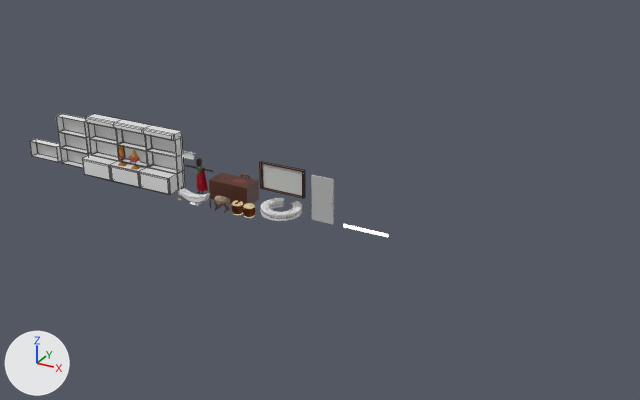
The Blender file Model/Model Texeture_From Hyouko/Asset-Art.blend: old version first, new version second.
Rendered twice from a camera (50 mm lens) standing at (111.1, -146.8, 78.2) and looking at (29.0, 2.6, 3.5). Every picture has the same lights, and +X, +Y and +Z are marked at lower left. Mesh edges are drawn as thin lines on the coarser meshes.
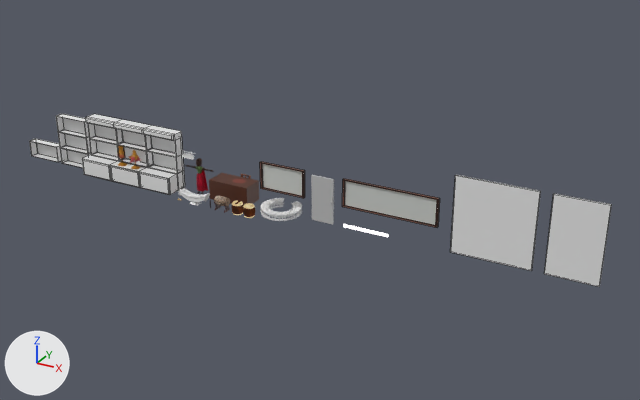
Pixel boxes [x1, y1, x2, y2] of what changed, in the pictures (640 x 400 px):
'Cube.014', added: after [450, 175, 541, 271]
'Cube.015', added: after [544, 193, 612, 287]
'Cube.013', added: after [342, 179, 440, 227]

Patch to the scene script:
```diff
--- a/Model/Model Texeture_From Hyouko/Asset-Art.blend.py
+++ b/Model/Model Texeture_From Hyouko/Asset-Art.blend.py
@@ me_cube_015 @@
+me_cube_015.from_pydata(...)  # 16 vertices, 14 faces; spans x -10.3..10.3, y 0.0..6.0, z -0.2..0.2
+me_cube_015.materials.append(mat_board)  # picture img_board_base_color
@@ ob_cube_013 @@
+ob_cube_013 = bpy.data.objects.new('Cube.013', me_cube_015)
+ob_cube_013.location = (46.0, 0.0, 4.6)
+ob_cube_013.rotation_euler = (1.571, 0.0, 0.0)  # degrees (90, 0, 0)
@@ ob_cube_015 @@
+ob_cube_015 = bpy.data.objects.new('Cube.015', me_cube_012.copy())  # the mesh of ob_cube_012
+ob_cube_015.location = (82.7, 0.0, 8.0)
+ob_cube_015.scale = (5.0, 0.2, 8.0)
@@ ob_cube_014 @@
+ob_cube_014 = bpy.data.objects.new('Cube.014', me_cube_012.copy())  # the mesh of ob_cube_012
+ob_cube_014.location = (67.3, 0.0, 8.0)
+ob_cube_014.scale = (8.0, 0.2, 8.0)
```
